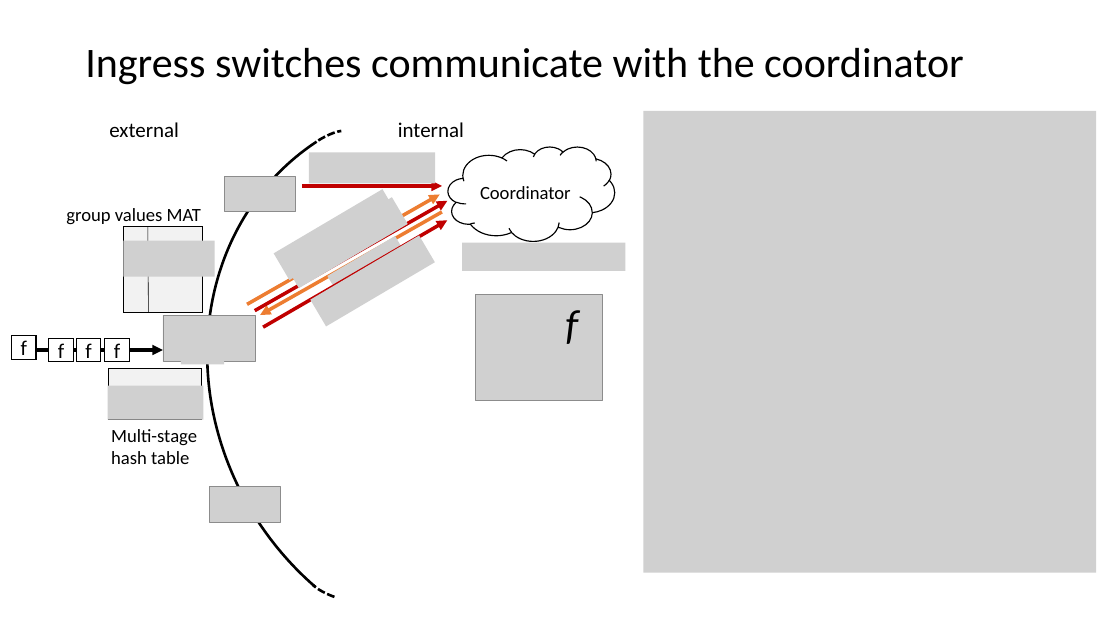
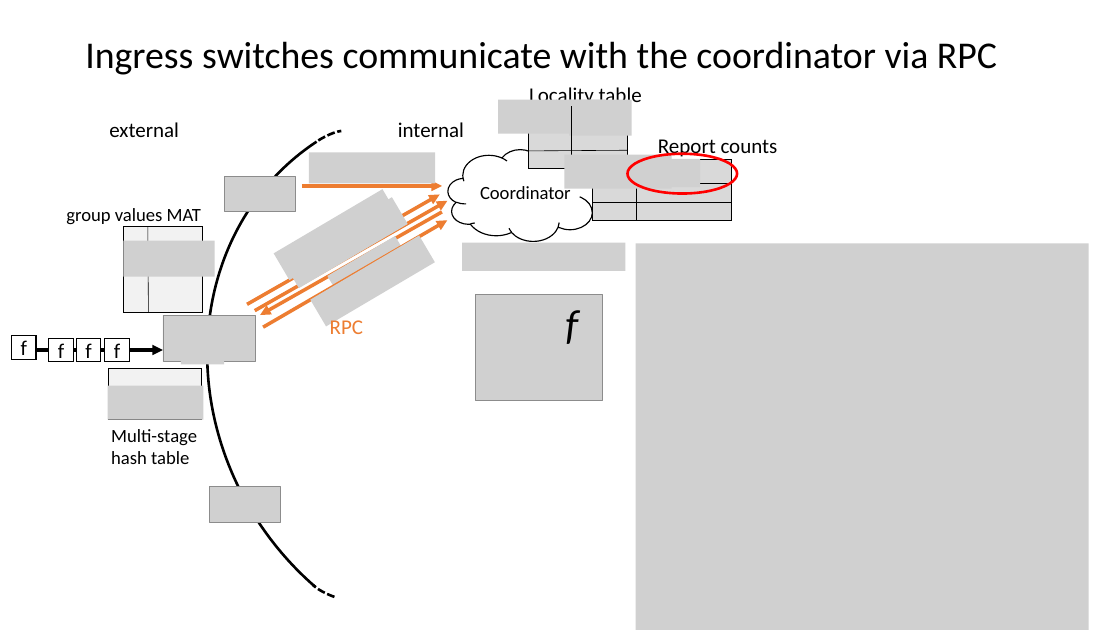
Before and after one commit to ymerkli/herding-elephants, a slide deck: slide 10 of presentation/herding_the_elephants_advnet.pptx (slide 11 before the commit). Drawn at 1120x630 pixels with LibreOffice and Linux fonts; fonts in the diff are those of the drawing; grey boxes stand for pictures. Boxes give left, top, right and bottom in pixels: in the first picture for what was removed or moved away, otherwise in the second. Text is boxed around its words. In the diff, an @@ line names an element or a change of style, - is before the commit and + after.

```diff
--- a/presentation/herding_the_elephants_advnet.pptx
+++ b/presentation/herding_the_elephants_advnet.pptx
@@ title at (85,41,997,75): text changed; size 36 to 32.4 pt @@
-Ingress switches communicate with the coordinator
+Ingress switches communicate with the coordinator via RPC
@@ text added at (529,84,642,108), 18 pt, text #000000 @@
+Locality table
@@ picture added at (498,100,606,134) @@
@@ rectangle added at (528,108,628,169), fill #D9D9D9, outline #000000 1 pt @@
@@ picture added at (570,100,632,136) @@
@@ line added from (571, 106) to (571, 169), #000000 0.5 pt @@
@@ line added from (528, 131) to (628, 131), #000000 0.5 pt @@
@@ text added at (658,139,778,160), 18 pt, text #000000 @@
+Report counts
@@ line added from (528, 151) to (628, 150), #000000 0.5 pt @@
@@ picture added at (565,155,672,188) @@
@@ rectangle added at (593,160,732,221), fill #D9D9D9, outline #000000 1 pt @@
@@ ellipse added at (628,154,738,193), outline #FF0000 2.25 pt @@
@@ line added from (637, 160) to (637, 220), #000000 0.5 pt @@
@@ picture added at (638,159,700,187) @@
@@ arrow (255, 311) - (448, 201): stroke #C00000 3 pt to #ED7D31 3 pt @@
@@ arrow (302, 186) - (442, 186): stroke #C00000 3 pt to #ED7D31 3 pt @@
@@ line added from (593, 183) to (732, 183), #000000 0.5 pt @@
@@ line added from (593, 202) to (732, 202), #000000 0.5 pt @@
@@ arrow (263, 328) - (448, 220): stroke #C00000 3 pt to #ED7D31 3 pt @@
@@ picture: place and size @@
-picture at (644,111,1096,573)
+picture at (636,244,1089,630)
@@ text added at (330,317,363,334), 18 pt, text #ED7D31 @@
+RPC
```
Also in this commit, not shown: 5 other slides changed, 1 slide added, 2 slides removed.
